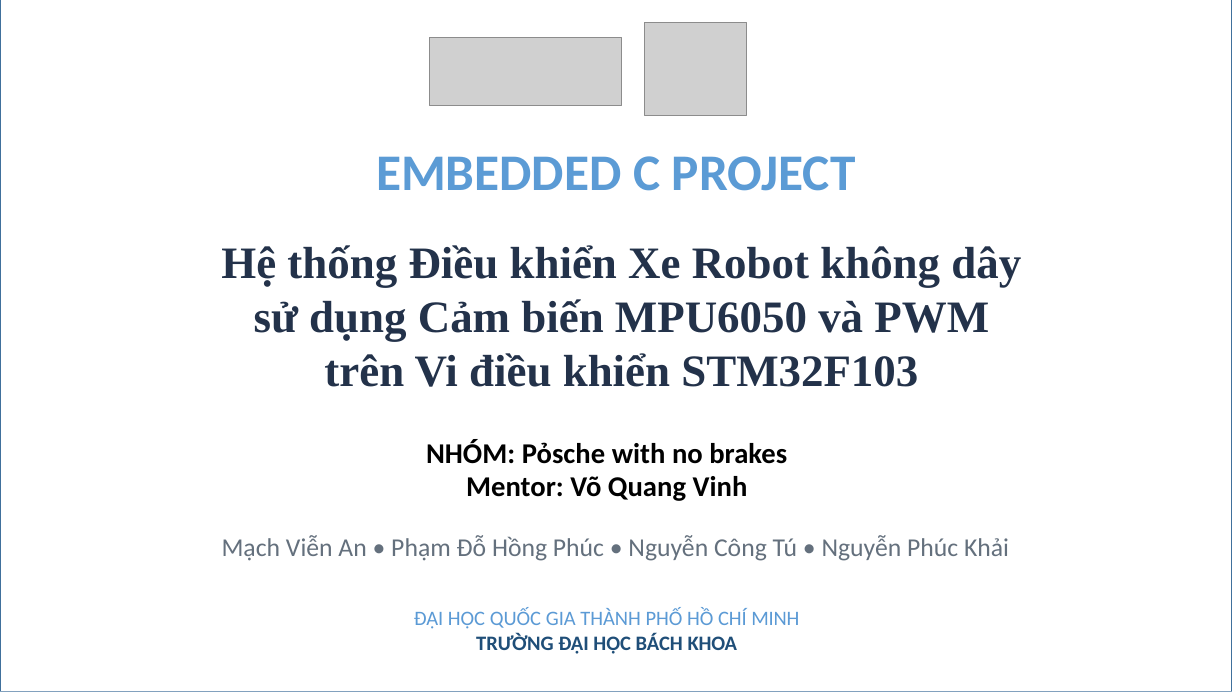
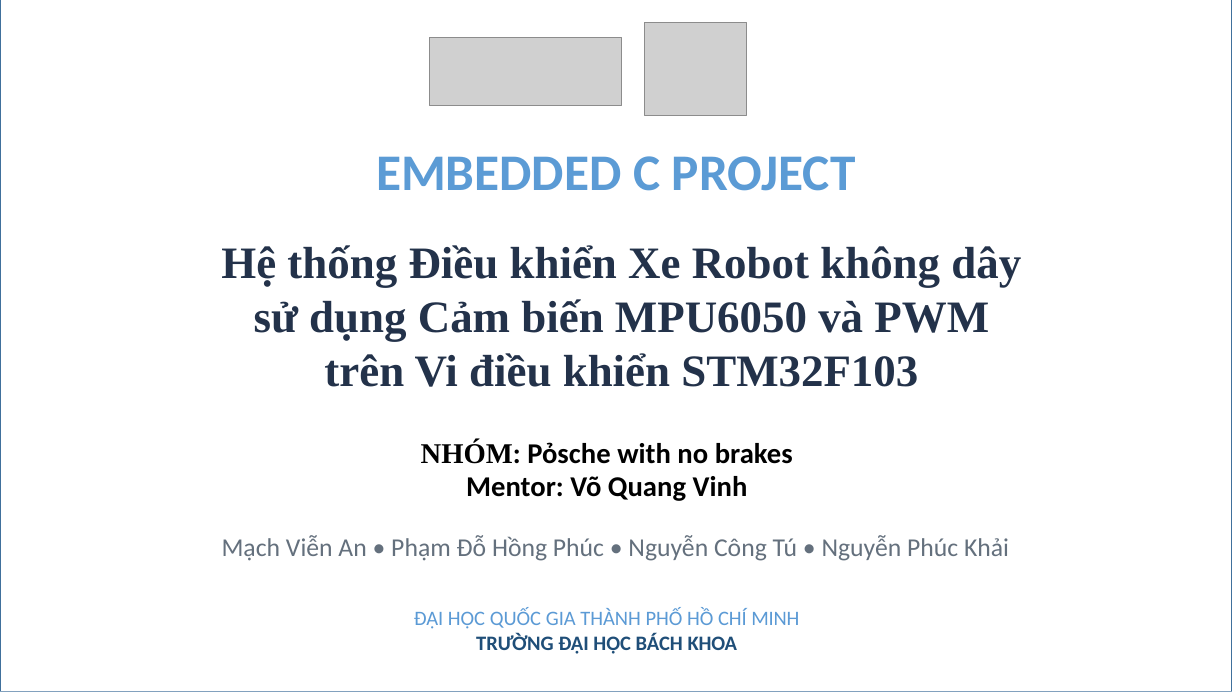
Before and after one commit to Theta2414/Controlling-Robot-Car, a slide deck: slide 1 of Presentation/EmbeddedC.pptx. Drawn at 1232x693 pixels with LibreOffice and Linux fonts; fonts in the diff are those of the drawing; grey boxes stand for pictures; background and template pictures are left out. Boxes give left, top, right and bottom in pixels: in the first picture for what was removed or moved away, otherwise in the second. Text is boxed around its words. In the diff, an @@ line names an element or a change of style, - is before the commit and + after.

```diff
--- a/Presentation/EmbeddedC.pptx
+++ b/Presentation/EmbeddedC.pptx
@@ text at <box>421,441,793,464</box>: font Calibri to Times New Roman in "NHÓM:" @@
```
Also in this commit, not shown: 15 other slides changed, 1 slide removed, 31 other files.
